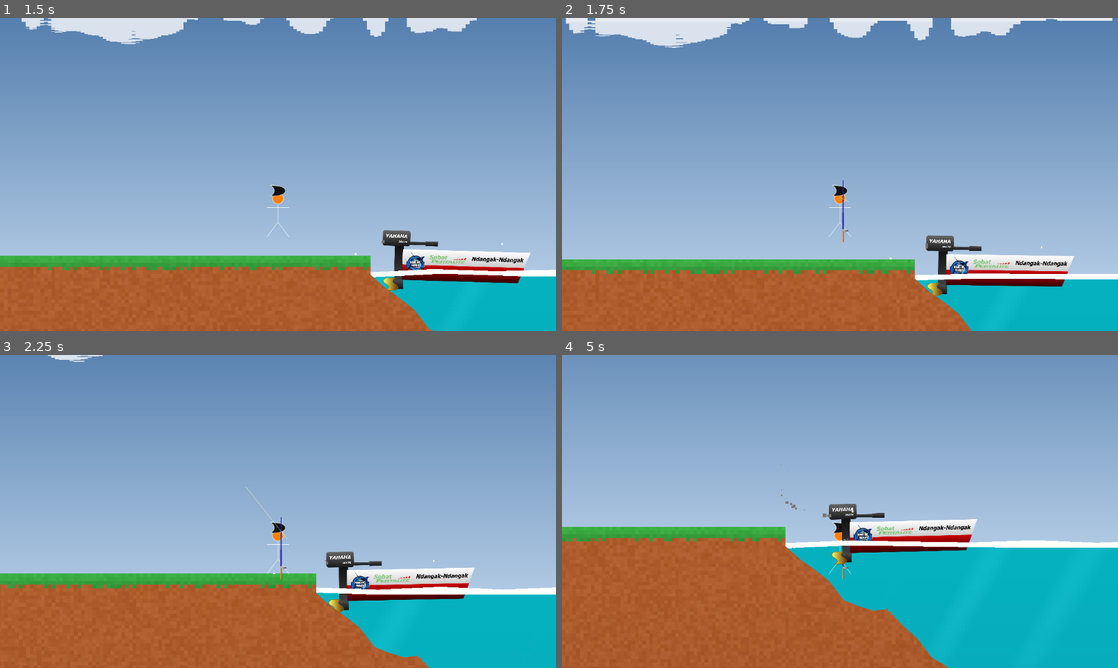
Above: before the commit, frames 1-4 (two rows, left to right).
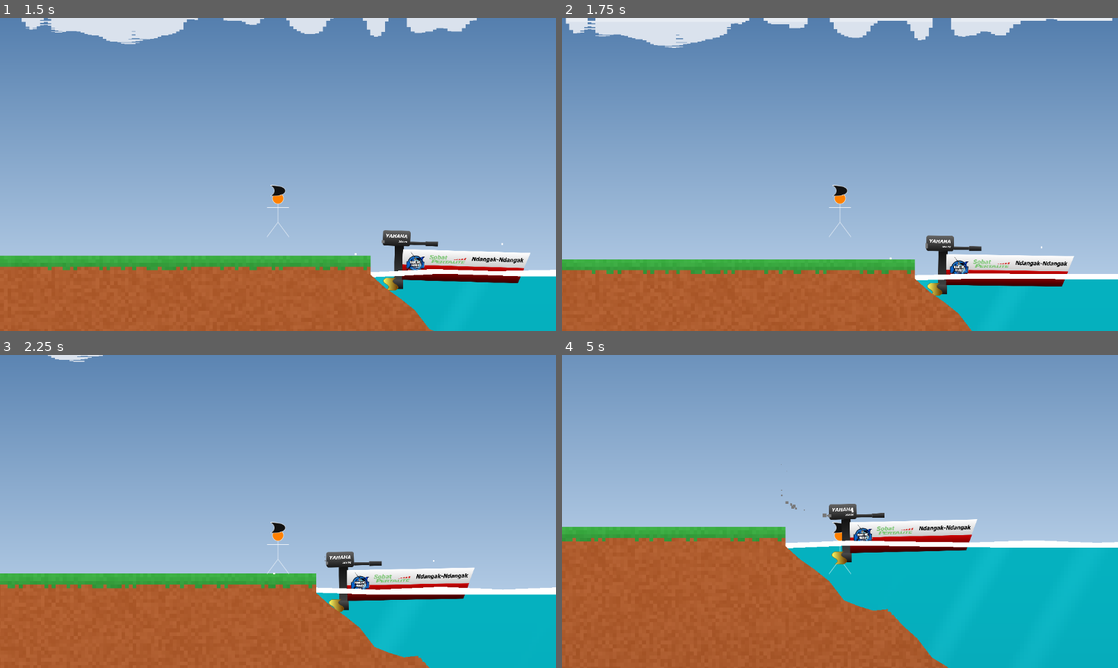
Above: after the commit, the same moments.

Repository: shitodcy/finding-sobron
Game: Godot game, scene res://scenes/main menu/main_menu.tscn
Same seed, same stepped clock (60 frames per second), same inputs: the game is played once before the commit and once after it. Sound files missing from this copy of the repository are replaced by a short silence.
Inputs:
- Up to frame 1 (1.5 s): click "Start Game" at 0.5 s; hold D (move_right) from 1.28 s (still down); hold Space (cast, bound only after the commit) from 1.28 s (still down)
- Up to frame 2 (1.75 s): keep holding D (move_right); keep holding Space (cast, bound only after the commit); tap Shift (cast, bound only before the commit) at 1.55 s
- Up to frame 3 (2.25 s): keep holding D (move_right); release Space (cast, bound only after the commit) at 2.03 s; tap Shift (cast, bound only before the commit) at 2.1 s
- Up to frame 4 (5 s): tap F at 2.3, 4.55 s; release D (move_right) at 2.78 s; hold A (move_left) 2.78-3.53 s; hold F 2.78-3.53 s; tap Space (cast, bound only after the commit) at 3.05, 3.6 s; hold D (move_right) from 3.53 s (still down); tap Shift (cast, bound only before the commit) at 3.8 s; hold Shift (cast, bound only before the commit) from 4.28 s (still down)

Frame 1 is identical in both runs. In frame 2, less than 0.1% of the frame differs, in the area x 49-52%, y 51-72%; in frame 3, less than 0.1%; in frame 4, 0.2%, in the area x 40-100%, y 47-100%.

Commit message:
menambahkan mekanisme release joran

Diff:
--- a/project.godot
+++ b/project.godot
@@ -38,7 +38,7 @@
 }
 cast={
 "deadzone": 0.2,
-"events": [Object(InputEventKey,"resource_local_to_scene":fa …(140 unchanged characters)… d":false,"keycode":0,"physical_keycode":4194325,"key_label":0,"unicode":0,"location":0,"echo":false,"script":null)
+"events": [Object(InputEventKey,"resource_local_to_scene":fa …(140 unchanged characters)… d":false,"keycode":0,"physical_keycode":32,"key_label":0,"unicode":32,"location":0,"echo":false,"script":null)
 ]
 }
 jump={
--- a/scripts/gameplay.gd
+++ b/scripts/gameplay.gd
@@ -15,66 +15,80 @@
 var max_cast_power := 600.0
 var charging := false
 
+var is_fishing_mode := false
+var f_key_was_pressed := false
+
 @onready var lure = get_node_or_null("Lure")
 @onready var fisherman = get_node_or_null("Fisherman")
 @onready var fishing_line = get_node_or_null("FishingLine")
+@onready var boat = get_node_or_null("Boat") # Tambahan referensi kapal
 
 func _ready():
-	# --- DEBUGGING NODE SAAT GAME MULAI ---
-	if fisherman == null:
-		print("ERROR SYSTEM: Node 'Fisherman' tidak ditemukan di dalam Scene Tree!")
-	if lure == null:
-		print("ERROR SYSTEM: Node 'Lure' tidak ditemukan di dalam Scene Tree!")
-	if fishing_line == null:
-		print("ERROR SYSTEM: Node 'FishingLine' tidak ditemukan di dalam Scene Tree!")
-
 	if lure: lure.visible = false
 	if fishing_line: fishing_line.visible = false
-	print("Sistem Memancing Siap. Silakan tekan tombol Cast (Spasi/M).")
+	print("Sistem Siap. Tekan tombol 'F' di atas kapal untuk Menyalakan Mode Memancing.")
 
 func _process(delta):
-	# Update visual tali
+	if lure == null or fisherman == null:
+		return
+
+	if is_fishing_mode and fisherman.has_node("DummyRod"):
+		var dummy_rod = fisherman.get_node("DummyRod")
+		dummy_rod.flip_h = fisherman.get_node("Sprite2D").flip_h
+		dummy_rod.position.x = -15 if dummy_rod.flip_h else 15
+
 	if current_state in [State.CASTING, State.SINKING, State.RETRIEVE, State.STRIKE]:
 		update_fishing_line()
 	else:
-		if fishing_line:
-			fishing_line.visible = false
-		if fisherman and fisherman.has_node("DummyRod") and not charging:
-			fisherman.get_node("DummyRod").visible = false
+		if fishing_line: fishing_line.visible = false
 
-	if current_state != State.SAILING:
-		return
+	# Toggle Mode Memancing (Tombol F)
+	var f_key_is_pressed = Input.is_physical_key_pressed(KEY_F)
+	if f_key_is_pressed and not f_key_was_pressed:
+		toggle_fishing_mode()
+	f_key_was_pressed = f_key_is_pressed
 
-	if lure == null or fisherman == null:
-		return
+	# CONSTRAINT OTOMATIS: Menggunakan fungsi baru yang lebih kebal bug
+	if is_fishing_mode and not is_ready_to_fish():
+		if current_state != State.SAILING:
+			print("Pancingan terputus! Karakter berpindah dari posisi dek.")
+		matikan_mode_memancing()
+		batalkan_pancingan()
 
-	# --- SYARAT KAPAL DIMATIKAN SEMENTARA UNTUK TESTING ---
-	# (Sekarang Anda bisa memancing meskipun sedang berdiri di daratan)
-	# if fisherman.standing_boat == null or fisherman.current_state == fisherman.PlayerState.DRIVING:
-	#	return
+	# --- STATE MACHINE MEMANCING ---
+	if current_state == State.SAILING:
+		if not is_fishing_mode:
+			return
 
-	# Deteksi tombol
-	if Input.is_action_just_pressed("cast"):
-		print("TOMBOL CAST DITEKAN! Memulai ancang-ancang...")
-		charging = true
-		cast_power = 0.0
+		if Input.is_action_just_pressed("cast"):
+			charging = true
+			cast_power = 0.0
 
-		if fisherman.has_node("DummyRod"):
-			var dummy_rod = fisherman.get_node("DummyRod")
-			dummy_rod.visible = true
-			dummy_rod.flip_h = fisherman.get_node("Sprite2D").flip_h
-			dummy_rod.position.x = -15 if dummy_rod.flip_h else 15
+		if Input.is_action_pressed("cast") and charging:
+			cast_power += 500 * delta
+			cast_power = min(cast_power, max_cast_power)
+
+		if Input.is_action_just_released("cast") and charging:
+			charging = false
+			start_cast()
+
+	elif current_state == State.SINKING or current_state == State.RETRIEVE:
+		if Input.is_action_pressed("cast"):
+			current_state = State.RETRIEVE
+			lure.is_sinking = false
+
+			var rod_tip = get_rod_tip_position()
+			var pull_dir = (rod_tip - lure.global_position).normalized()
+
+			lure.global_position += pull_dir * 180 * delta
+
+			if lure.global_position.distance_to(rod_tip) < 20:
+				print("Umpan berhasil ditarik penuh. Siap lempar kembali.")
+				batalkan_pancingan()
 		else:
-			print("WARNING: Node 'DummyRod' belum ditambahkan ke dalam karakter Fisherman!")
-
-	if Input.is_action_pressed("cast") and charging:
-		cast_power += 500 * delta
-		cast_power = min(cast_power, max_cast_power)
-
-	if Input.is_action_just_released("cast") and charging:
-		print("TOMBOL DILEPAS! Melempar umpan dengan kekuatan: ", cast_power)
-		charging = false
-		start_cast()
+			current_state = State.SINKING
+			lure.is_sinking = true
+			lure.velocity = Vector2.ZERO
 
 func start_cast():
 	current_state = State.CASTING
@@ -83,7 +97,7 @@
 	var is_facing_left = fisherman.get_node("Sprite2D").flip_h
 	var throw_direction = -1 if is_facing_left else 1
 
-	lure.global_position = fisherman.global_position + Vector2(15 * throw_direction, -15)
+	lure.global_position = get_rod_tip_position()
 	lure.velocity = Vector2(cast_power * throw_direction, -200)
 
 	await get_tree().create_timer(0.5).timeout
@@ -92,16 +106,63 @@
 	lure.velocity = Vector2.ZERO
 	lure.is_sinking = true
 
-func update_fishing_line():
-	if not fishing_line or not lure or not fisherman:
+# --- FUNGSI PEMBANTU (HELPER) ---
+
+# Fungsi baru untuk mengecek posisi valid yang anti-bug
+func is_ready_to_fish() -> bool:
+	if fisherman == null: return false
+	if fisherman.current_state == fisherman.PlayerState.DRIVING: return false
+
+	# Validasi 1: Sensor area bawaan Godot
+	if fisherman.standing_boat != null or fisherman.nearby_boat != null:
+		return true
+
+	# Validasi 2: Failsafe jarak (backup jika sensor Godot ter-reset)
+	if boat != null:
+		var jarak_ke_kapal = fisherman.global_position.distance_to(boat.global_position)
+		if jarak_ke_kapal < 150.0: # Radius toleransi pemain masih berada di kapal
+			return true
+
+	return false
+
+func toggle_fishing_mode():
+	if not is_ready_to_fish():
+		print("PENGAMAN: Tidak bisa memancing! Anda harus berada di atas dek kapal.")
 		return
 
+	is_fishing_mode = !is_fishing_mode
+
+	if is_fishing_mode:
+		print("MODE MEMANCING ON: Joran disiapkan.")
+		if fisherman.has_node("DummyRod"): fisherman.get_node("DummyRod").visible = true
+	else:
+		matikan_mode_memancing()
+		batalkan_pancingan()
+
+func matikan_mode_memancing():
+	is_fishing_mode = false
+	print("MODE MEMANCING OFF: Joran disimpan.")
+	if fisherman.has_node("DummyRod"): fisherman.get_node("DummyRod").visible = false
+
+func batalkan_pancingan():
+	current_state = State.SAILING
+	charging = false
+	if lure:
+		lure.visible = false
+		lure.is_sinking = false
+		lure.velocity = Vector2.ZERO
+	if fishing_line:
+		fishing_line.visible = false
+
+func get_rod_tip_position() -> Vector2:
+	if fisherman == null: return Vector2.ZERO
+	var is_facing_left = fisherman.get_node("Sprite2D").flip_h
+	var offset = Vector2(-25, -25) if is_facing_left else Vector2(25, -25)
+	return fisherman.global_position + offset
+
+func update_fishing_line():
+	if not fishing_line or not lure or not fisherman: return
 	fishing_line.visible = true
 	fishing_line.clear_points()
-
-	var is_facing_left = fisherman.get_node("Sprite2D").flip_h
-	var rod_tip_offset = Vector2(-25, -25) if is_facing_left else Vector2(25, -25)
-	var rod_tip_position = fisherman.global_position + rod_tip_offset
-
-	fishing_line.add_point(rod_tip_position)
+	fishing_line.add_point(get_rod_tip_position())
 	fishing_line.add_point(lure.global_position)
